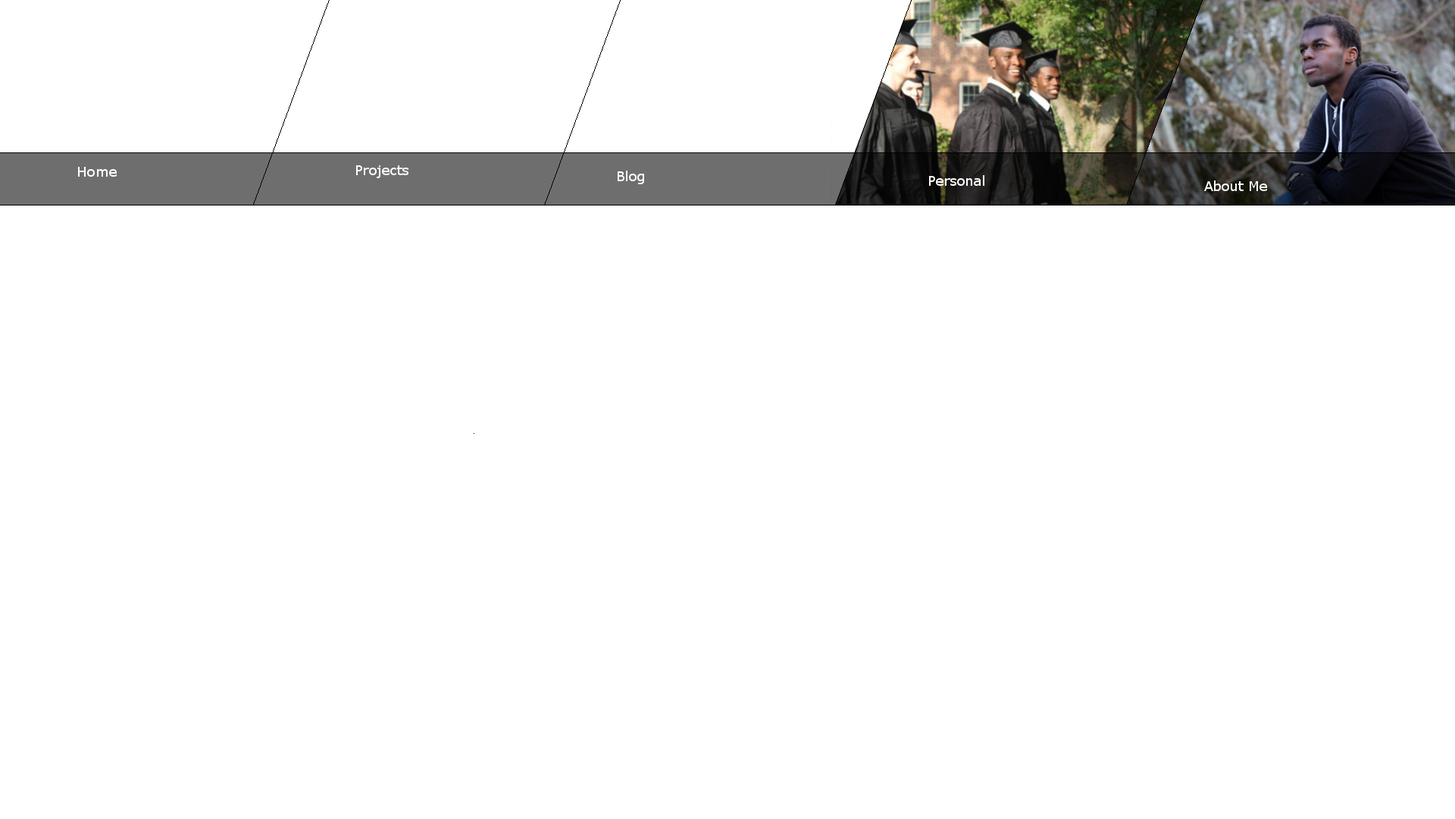
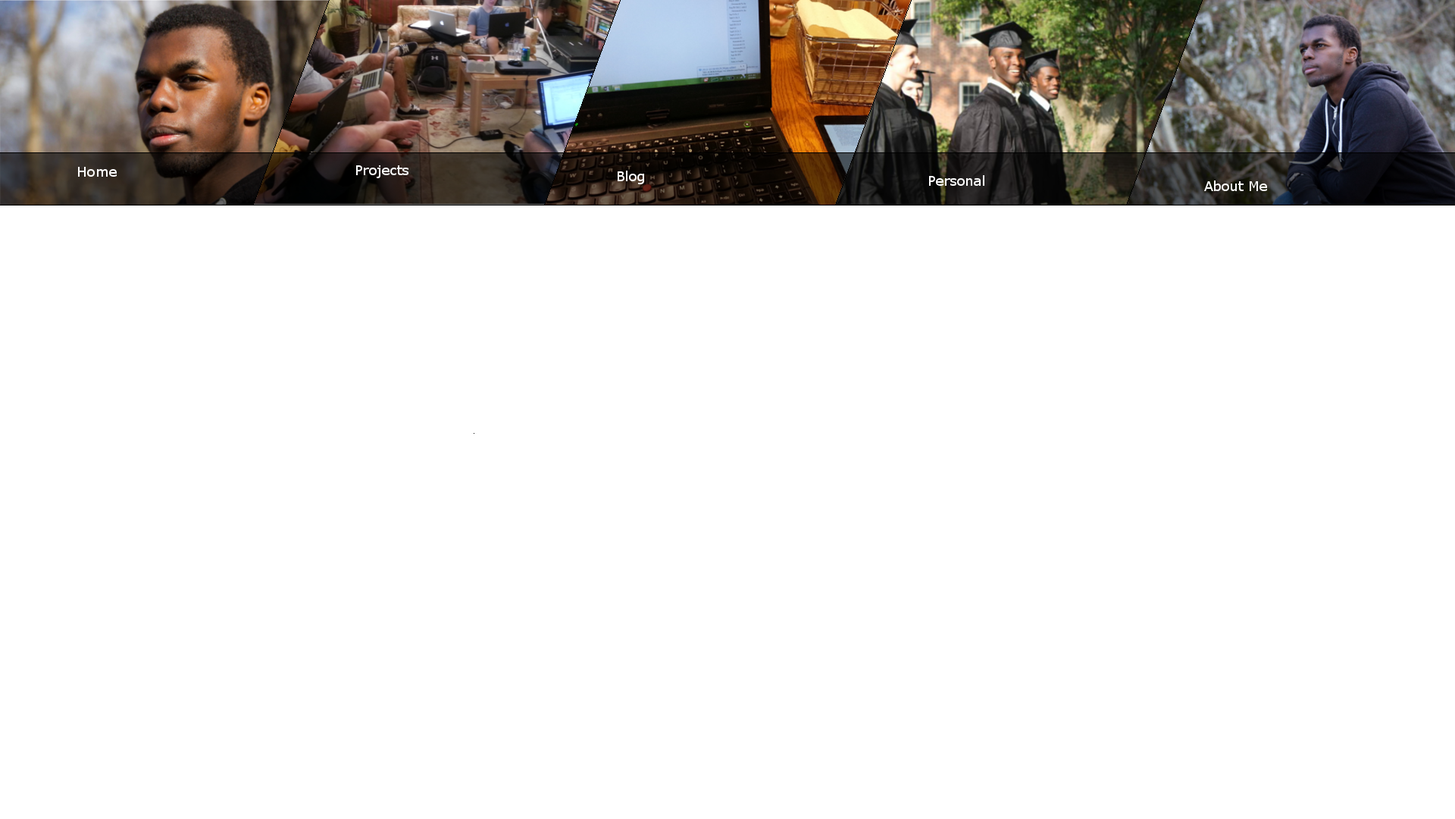
Comparing the layer stacks of the two w=1455, h=819 images. Changes:
added layer "2013-07-07 13.50.39.jpg" above "2013-10-08 00.30.59.jpg" over (x1=253, y1=0, x2=622, y2=205)
added layer "2013-10-08 00.30.59.jpg" above "1381935_612246518798855_1681856713_n.jpg" over (x1=544, y1=0, x2=912, y2=205)
added layer "Staring into the distanceMe.jpg" above "Background" over (x1=0, y1=0, x2=330, y2=205)
